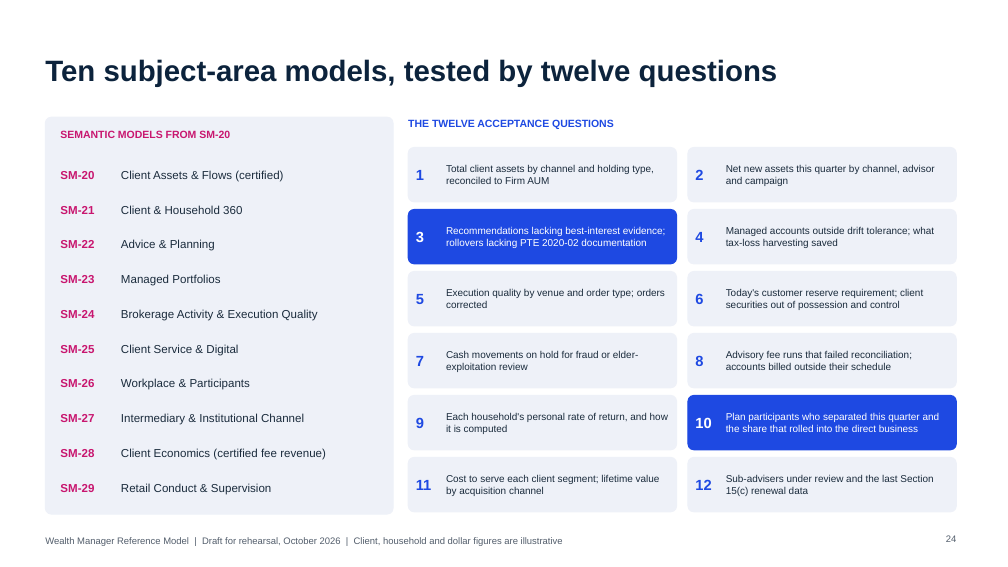
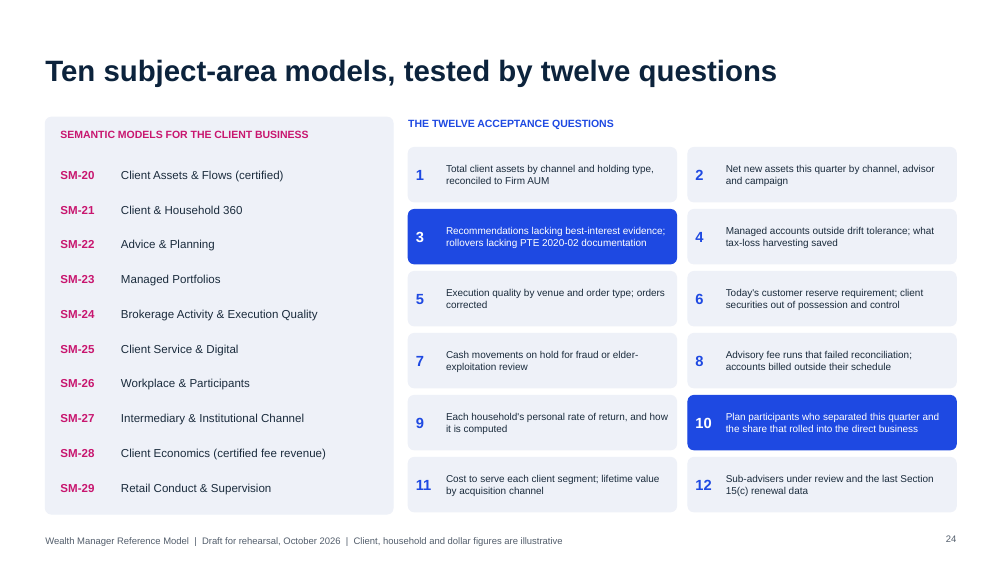
Before and after one commit to jlassetco/amt, a slide deck: slide 24 of wm/Wealth_Manager_Foundational_Talktrack.pptx. Drawn at 1008x567 pixels with LibreOffice and Linux fonts; fonts in the diff are those of the drawing. Boxes give left, top, right and bottom in pixels: in the first picture for what was removed or moved away, otherwise in the second. Text is boxed around its words. In the diff, an @@ line names an element or a change of style, - is before the commit and + after.

```diff
--- a/wm/Wealth_Manager_Foundational_Talktrack.pptx
+++ b/wm/Wealth_Manager_Foundational_Talktrack.pptx
@@ text at (60, 130, 309, 138): text changed @@
-SEMANTIC MODELS FROM SM-20
+SEMANTIC MODELS FOR THE CLIENT BUSINESS
```
Also in this commit, not shown: 4 other slides changed, 1 slide added, 1 slide removed.
